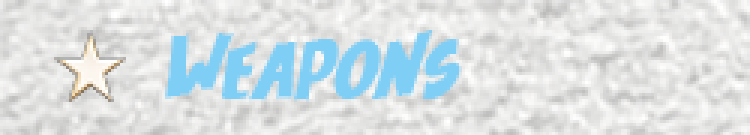
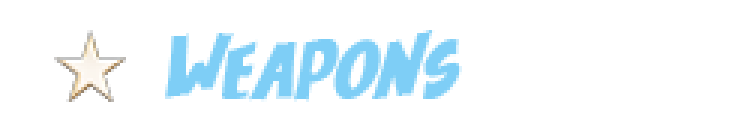
Layers edited between the first and the second 750x135 image:
removed layer "Layer 2" (was 80%) over 0, 0, 750, 135
